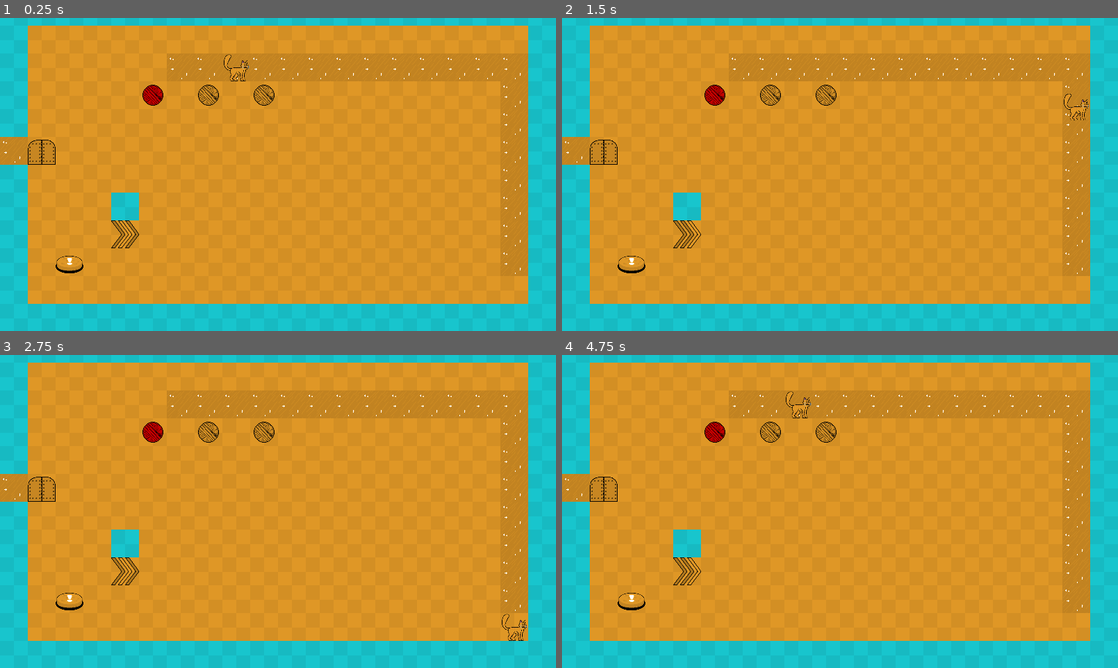
Above: before the commit, frames 1-4 (two rows, left to right).
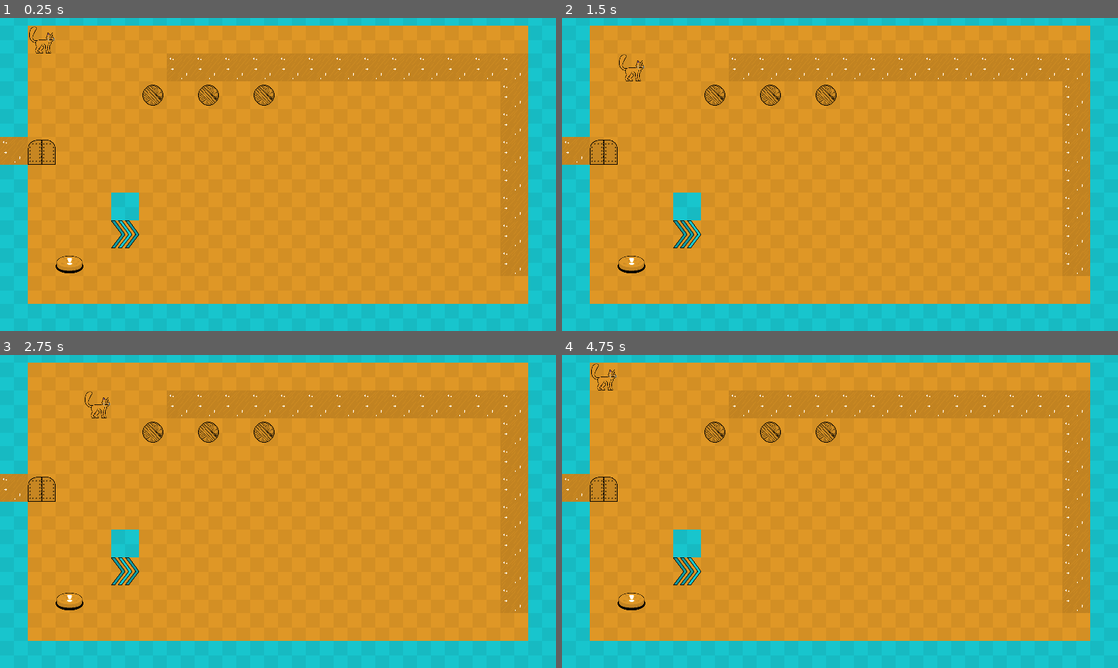
Above: after the commit, the same moments.

Repository: ItsLJcool/gamejam-whiskers
Game: Godot game, scene res://Levels/temp_test.tscn
The game is run twice, just before and just after one commit, with the same random seed, the same clock (stepped at 60 frames per second) and the same inputs. This scene is started directly instead of the project's main scene.
Inputs:
- Up to frame 1 (0.25 s): no input
- Up to frame 2 (1.5 s): tap Enter at 0.5 s; hold D (Player_Right) 0.53-1.28 s; hold S (Player_Down) from 1.28 s (still down)
- Up to frame 3 (2.75 s): release S (Player_Down) at 2.03 s; hold D (Player_Right) from 2.03 s (still down)
- Up to frame 4 (4.75 s): release D (Player_Right) at 2.78 s; hold W (Player_Up) 2.78-3.53 s; hold A (Player_Left) from 3.53 s (still down); tap R (Reset) at 4.25 s

The runs differ from the first frame. In frame 1, 0.5% of the frame differs, in the area x 5-45%, y 2-74%; in frame 2, 0.5%; in frame 3, 0.4%; in frame 4, 0.5%.

Commit message:
Cat Moves on scene start

Diff:
--- a/Assets/PlayerCat.gd
+++ b/Assets/PlayerCat.gd
@@ -83,8 +83,8 @@
 func _ready():
 	init_cat()
 	target_position = position
-	#if ON_SCENE_START_MOVE:
-		#move_direction(_last_direction)
+	if ON_SCENE_START_MOVE:
+		move(_last_direction)
 
 var FLIPPED = false:
 	set(value):
@@ -167,7 +167,7 @@
 	var next_customData = TileMapThingy.get_cell_tile_data(GRID_POSITION + _last_direction)
 	if customData:
 		# For now, just stop the player from entering, they should respawn when they enter though.
-		var allowed_walk = customData.get_custom_data("CatType") == CAT_TYPE
+		var allowed_walk = customData.get_custom_data("CatType") == CAT_TYPE or CAT_TYPE < 0
 		if not allowed_walk:
 			target_position = prev_target_position
 
--- a/Levels/Template.tscn
+++ b/Levels/Template.tscn
@@ -1,39 +1,28 @@
-[gd_scene load_steps=8 format=4 uid="uid://2rmhn4kk82va"]
+[gd_scene load_steps=5 format=4 uid="uid://2rmhn4kk82va"]
 
 [ext_resource type="TileSet" uid="uid://da3fpmg2684ih" path="res://TileSets/SomeFinished Test.tres" id="1_muoxe"]
 [ext_resource type="PackedScene" uid="uid://pv8m5sf23dfq" path="res://Assets/PlayerCat.tscn" id="1_sh655"]
 [ext_resource type="PackedScene" uid="uid://lr0s2mjs6siy" path="res://Tools/CameraLevel.tscn" id="3_1ea74"]
-[ext_resource type="PackedScene" uid="uid://bogy3if46mcdu" path="res://TileSets/Door.tscn" id="4_ogjem"]
-[ext_resource type="PackedScene" uid="uid://dmkyhfgsx184s" path="res://TileSets/Button.tscn" id="5_g8hwb"]
-[ext_resource type="Texture2D" uid="uid://8jakebe83mkp" path="res://TileSets/Images/Door Locked.png" id="5_x6nu8"]
 [ext_resource type="PackedScene" uid="uid://ca0suwyjmpl3y" path="res://Tools/DefineLevelTransition.tscn" id="7_8tpu8"]
 
 [node name="TempTest2" type="Node2D"]
 
 [node name="Wall" type="TileMapLayer" parent="."]
-tile_map_data = PackedByteArray("AAAAAP//AAAAAAcAAAD/////AAAAAAcAAAD//wAAAAAAAAcAAAAAAAAAAAAAAAcAAAD+//7/AA …(8748 unchanged characters)…
+tile_map_data = PackedByteArray("AAAAAP//AAAAAAcAAQD/////AAAAAAcAAQD//wAAAAAAAAcAAAAAAAAAAAAAAAcAAAD+//7/AA …(8748 unchanged characters)…
 tile_set = ExtResource("1_muoxe")
 
 [node name="TopLayer" type="TileMapLayer" parent="."]
+tile_map_data = PackedByteArray("AAD/////AAAAAAYAAQAAAP//AAAAAAYAAQA=")
 tile_set = ExtResource("1_muoxe")
 
 [node name="Camera" parent="." instance=ExtResource("3_1ea74")]
-position = Vector2(-128, 172.8)
+position = Vector2(0, 172.8)
 Zoom = 0.75
 
 [node name="PlayerCat" parent="." node_paths=PackedStringArray("_wall", "_topLayer") instance=ExtResource("1_sh655")]
-position = Vector2(0, -128)
+position = Vector2(-128, 0)
 _wall = NodePath("../Wall")
 _topLayer = NodePath("../TopLayer")
 
-[node name="Door" parent="." node_paths=PackedStringArray("ButtonReference") instance=ExtResource("4_ogjem")]
-position = Vector2(-128, 0)
-texture = ExtResource("5_x6nu8")
-door_state = 1
-ButtonReference = NodePath("../Button")
-
-[node name="Button" parent="." instance=ExtResource("5_g8hwb")]
-position = Vector2(-128, -128)
-
 [node name="DefineLevelTransition" parent="." instance=ExtResource("7_8tpu8")]
-position = Vector2(-896, 4.15703e-18)
+position = Vector2(-768, -512)
--- a/Levels/temp_test.tscn
+++ b/Levels/temp_test.tscn
@@ -20,7 +20,7 @@
 [sub_resource type="ShaderMaterial" id="ShaderMaterial_exyvl"]
 resource_local_to_scene = true
 shader = ExtResource("5_sar7g")
-shader_parameter/r = Color(0.827, 0, 0, 1)
+shader_parameter/r = Color(0.875, 0.592, 0.149, 1)
 shader_parameter/g = Color(1, 1, 1, 1)
 shader_parameter/b = Color(1, 1, 1, 1)
 
@@ -44,7 +44,6 @@
 [node name="Yarn3" parent="." instance=ExtResource("4_hwge0")]
 material = SubResource("ShaderMaterial_exyvl")
 position = Vector2(128, -512)
-ColorType = 2
 
 [node name="Yarn2" parent="." instance=ExtResource("4_hwge0")]
 material = SubResource("ShaderMaterial_v1e7i")
@@ -54,7 +53,7 @@
 position = Vector2(768, -83.2)
 
 [node name="PlayerCat" parent="." node_paths=PackedStringArray("_wall") instance=ExtResource("2_cacoq")]
-position = Vector2(512, -640)
+position = Vector2(-512, -768)
 _wall = NodePath("../WallTest")
 
 [node name="DefineLevelTransition" parent="." instance=ExtResource("6_oqdu5")]
@@ -70,4 +69,5 @@
 
 [node name="Booster" parent="." instance=ExtResource("10_51fp8")]
 position = Vector2(0, 128)
+ColorType = 1
 BOOSTER_DIRECTION = 3
--- a/TileSets/Booster.gd
+++ b/TileSets/Booster.gd
@@ -46,7 +46,8 @@
 				BoosterSpr.rotation_degrees = 0
 
 func init_booster():
-	BoosterSpr.material.set_shader_parameter("r", Player.COLOR_TYPES.get(Player.type_to_string(ColorType)))
+	if BoosterSpr != null:
+		BoosterSpr.material.set_shader_parameter("r", Player.COLOR_TYPES.get(Player.type_to_string(ColorType)))
 
 var target_position:Vector2 = Vector2.ZERO
 var prev_target_position:Vector2 = Vector2.ZERO
@@ -75,7 +76,7 @@
 	pass
 
 func _on_area_2d_area_entered(area: Area2D) -> void:
-	if area.is_in_group("PlayerCat") or area.is_in_group("Movable"):
+	if (area.is_in_group("PlayerCat") and Player.CURRENT_CAT == ColorType) or (area.is_in_group("Movable") and area.get_parent().ColorType == ColorType):
 		await get_tree().create_timer($Delay.wait_time).timeout
 		var theObject = area.get_parent()
 		theObject.move(dir_to_vector()*2)
--- a/TileSets/Booster.tscn
+++ b/TileSets/Booster.tscn
@@ -25,7 +25,7 @@
 sprite_frames = ExtResource("1_ojxc7")
 animation = &"booster"
 autoplay = "booster"
-frame_progress = 0.851215
+frame_progress = 0.980302
 
 [node name="Area2D" type="Area2D" parent="AnimatedSprite2D" groups=["Booster"]]
 
